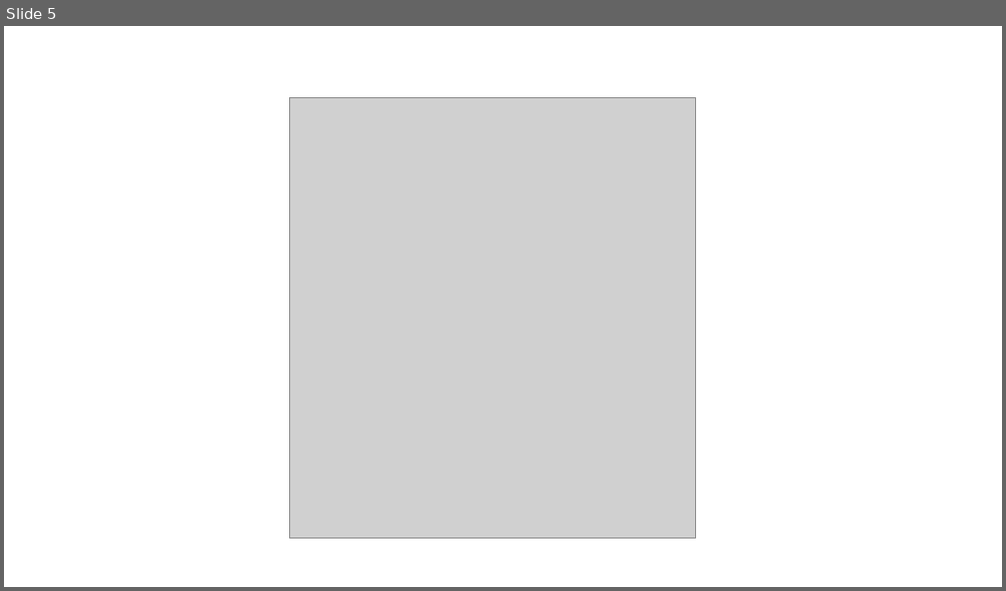
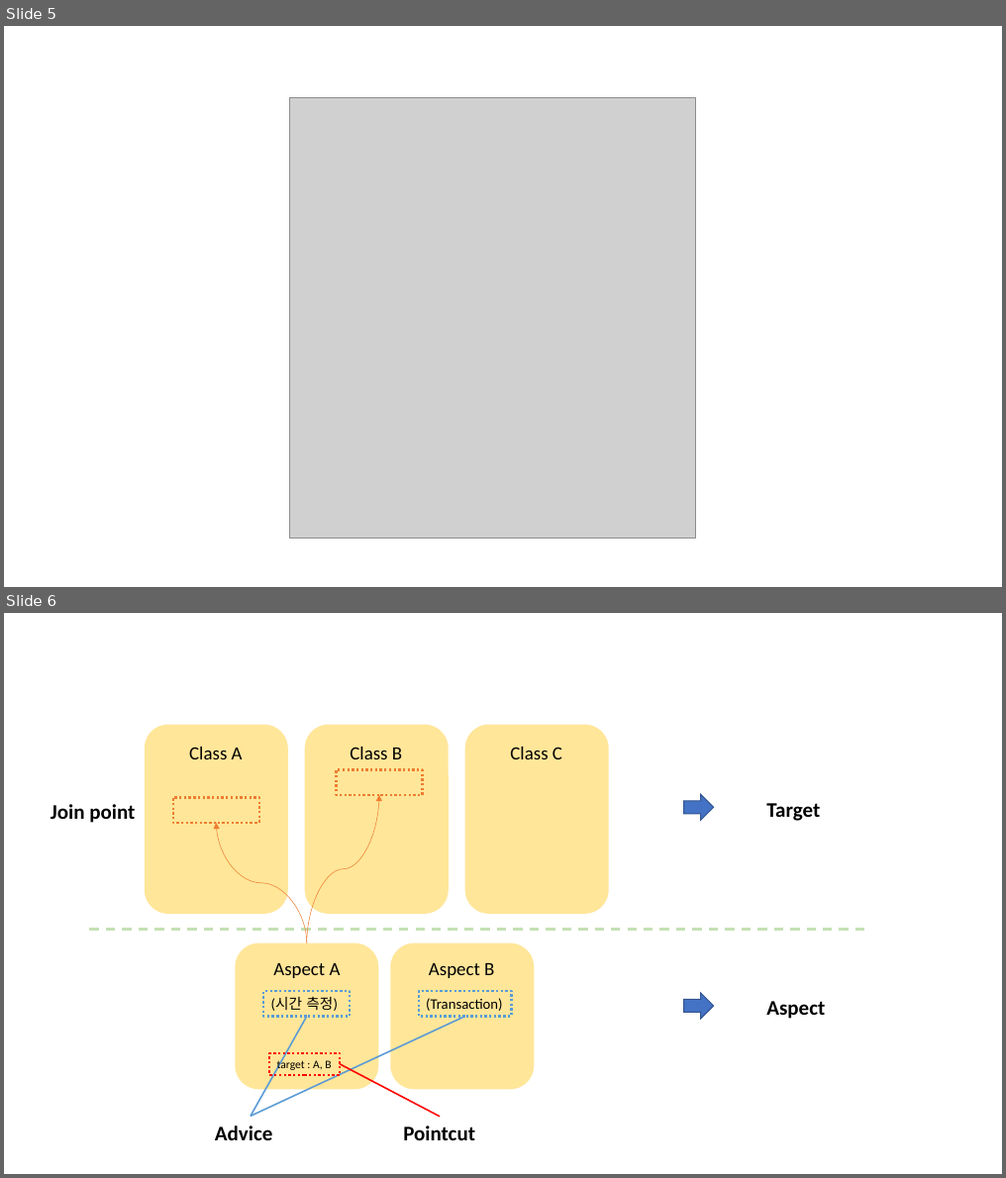
Before and after one commit to osj3474/Spring-Note, a slide deck: 02-스프링 프레임워크 핵심 기술/assets/image.pptx. Shown one above the other, each under a label of ours: slide 5 before the commit, slides 5 and 6 after it. The pictures are 1006x591 and 1006x1178 pixels, drawn with LibreOffice and Linux fonts; fonts in the diff are those of the drawing; grey boxes stand for pictures. Boxes give left, top, right and bottom in pixels: in the first picture for what was removed or moved away, otherwise in the second. Text is boxed around its words. In the diff, an @@ line names an element or a change of style, - is before the commit and + after.

Commit message:
Update | AspectJ details

```diff
--- a/02-스프링 프레임워크 핵심 기술/assets/image.pptx
+++ b/02-스프링 프레임워크 핵심 기술/assets/image.pptx
@@ slide 6 added at (4,613,1002,1174), background #FFFFFF @@
@@ rounded rectangle added at (145,725,288,914), fill #FFE699 @@
@@ rounded rectangle added at (305,725,449,914), fill #FFE699 @@
@@ rounded rectangle added at (465,725,609,914), fill #FFE699 @@
@@ text added at (189,747,243,760), 18 pt, text #000000 @@
+Class A
@@ text added at (350,747,402,760), 18 pt, text #000000 @@
+Class B
@@ text added at (510,747,562,760), 18 pt, text #000000 @@
+Class C
@@ rectangle added at (337,770,423,796), outline #ED7D31 2.25 pt dashed @@
@@ text added at (51,804,135,823), 20 pt, text #000000, bold @@
+Join point
@@ rectangle added at (173,798,259,823), outline #ED7D31 2.25 pt dashed @@
@@ curved arrow added from (307, 943) to (379, 795), #ED7D31 0.5 pt @@
@@ right arrow added at (684,795,714,820), fill #4472C4, outline #325491 1 pt @@
@@ text added at (766,803,820,821), 20 pt, text #000000, bold @@
+Target
@@ curved arrow added from (307, 943) to (216, 823), #ED7D31 0.5 pt @@
@@ line added from (89, 929) to (865, 929), #C5E0B4 2.25 pt dashed @@
@@ rounded rectangle added at (236,943,379,1089), fill #FFE699 @@
@@ text added at (273,963,341,978), 18 pt, text #000000 @@
+Aspect A
@@ rounded rectangle added at (390,943,534,1089), fill #FFE699 @@
@@ text added at (429,963,494,978), 18 pt, text #000000 @@
+Aspect B
@@ rectangle added at (263,991,350,1017), outline #5B9BD5 2.25 pt dashed, 14 pt, text #000000 @@
+(시간 측정)
@@ rectangle added at (419,991,512,1017), outline #5B9BD5 2.25 pt dashed, 14 pt, text #000000 @@
+(Transaction)
@@ right arrow added at (684,993,714,1019), fill #4472C4, outline #325491 1 pt @@
@@ line added from (307, 1017) to (251, 1116), #5B9BD5 1.5 pt @@
@@ line added from (465, 1017) to (251, 1116), #5B9BD5 1.5 pt @@
@@ text added at (766,1001,825,1019), 20 pt, text #000000, bold @@
+Aspect
@@ rectangle added at (269,1054,341,1075), outline #FF0000 2.25 pt dashed, 11 pt, text #000000 @@
+target : A, B
@@ line added from (341, 1064) to (440, 1117), #FF0000 1.5 pt @@
@@ text added at (215,1126,272,1141), 20 pt, text #000000, bold @@
+Advice
@@ text added at (403,1126,475,1141), 20 pt, text #000000, bold @@
+Pointcut
```
Also in this commit, not shown: 2 other slides added, 3 other files.
